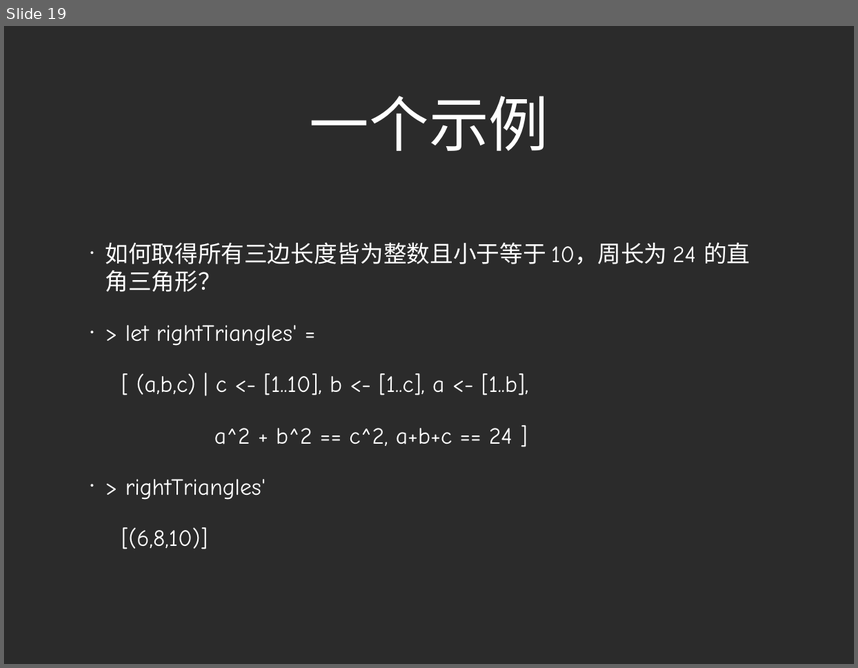
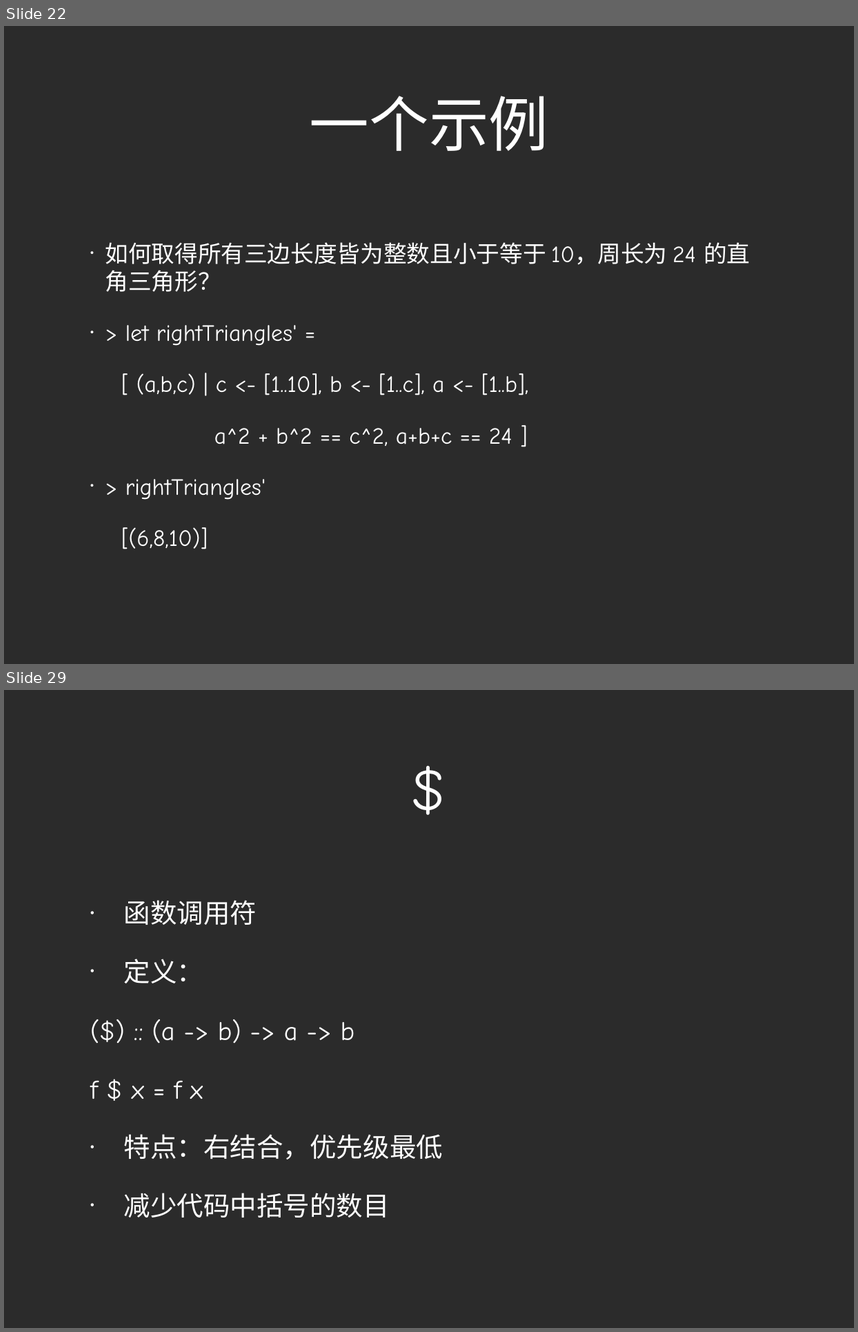
Before and after one commit to zhizhuwang/codekata, a slide deck: haskell/Haskell Basics.ppt. Shown one above the other, each under a label of ours: slide 19 before the commit, slides 22 and 29 after it; the slides between them are not shown. The pictures are 858x668 and 858x1332 pixels, drawn with LibreOffice and Linux fonts; fonts in the diff are those of the drawing; background and template pictures are left out; a plain dark background stands for a picture behind light text. Boxes give left, top, right and bottom in pixels: in the first picture for what was removed or moved away, otherwise in the second. Text is boxed around its words. In the diff, an @@ line names an element or a change of style, - is before the commit and + after.

```diff
--- a/haskell/Haskell Basics.ppt
+++ b/haskell/Haskell Basics.ppt
@@ slide 29 added at <box>4,690,854,1328</box>, background picture (left out) @@
@@ title added at <box>87,703,771,869</box>, 72 pt, text #FFFFFF @@
+$
@@ text added at <box>90,900,443,1217</box>, 32 pt, text #FFFFFF @@
+• 函数调用符
+• 定义：
+      ($) :: (a -> b) -> a -> b
+      f $ x = f x
+• 特点：右结合，优先级最低
+• 减少代码中括号的数目
@@ what was slide 19 is now slide 22 @@
```
Also in this commit, not shown: 3 slides changed, 15 other slides added, 2 slides removed, 34 other files.
